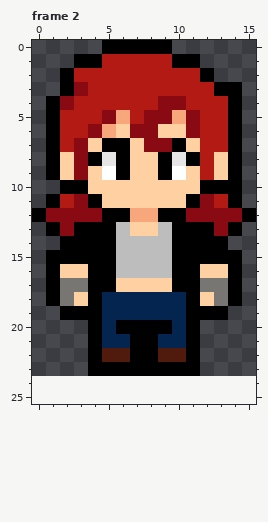
Pixel-art file -- Assets/SoloGame/Art/overworld/overworldplayer/movement/frontbeatrice.aseprite. That is the earlier state.
16x24 pixels, 4 frames. Colours within 5 levels of each other are drawn and written as one. Shown: frame 2. The old version is drawn lined up with the new one, on the new canvas. The commit also changed other frames, which this record leaves out.
The same view after the edit:
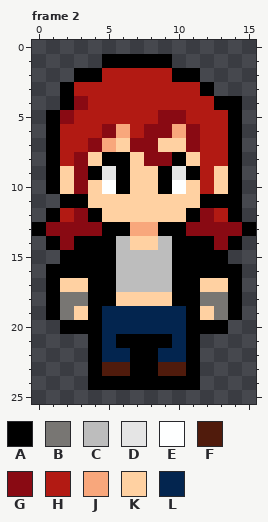
Palette (. is transparent): A #000000  B #787673  C #bdbdbd  D #e5e5e5  E #feffff  F #501b0c  G #890a13  H #b21a13  J #f8a77c  K #ffd1a2  L #03254f
Changes in this commit:
canvas 16x24 -> 16x26
Frame 2:
y 0: x 5..9 AAAAA -> .....
y 1: x 3..11 AAHHHHHAA -> ..AAAAA..
y 2: x 2..4 AHH -> .AA; x 10..12 HHA -> AA.
y 3: x 3 G -> H; x 12..14 HAA -> A..
y 4: x 1..3 AGH -> .AG; x 9..10 GG -> HH; x 13 H -> A
y 5: x 2 H -> G; x 5..6 GJ -> HH; x 8 G -> H; x 10..11 JG -> GH
y 6: x 4..7 GJKG -> HGJH; x 9..10 KK -> GJ
y 7: x 3..7 GKAAK -> HGJKG; x 9..11 GAK -> KKG
y 8: x 2 K -> H; x 4..5 AD -> KA; x 8..11 KADA -> GGAK; x 13 K -> H
y 9: x 4..5 KE -> AD; x 10..11 EK -> DA
y 10: x 1..3 .AA -> AKG; x 5..6 KK -> EA; x 9..10 KK -> AE; x 12..13 AA -> HK
y 11: x 1..4 AHGA -> .AAK; x 11..13 AGH -> KAA
y 12: x 0..2 AGG -> .AH; x 4..11 GAAJJAAG -> AKKKKKKA; x 13..15 GGA -> HA.
y 13: x 0..1 .A -> AG; x 3..4 AA -> GG; x 6..9 CKKC -> AJJA; x 11..12 AA -> GG; x 14..15 A. -> GA
y 14: x 1..2 .A -> AG; x 7..8 CC -> KK; x 13..14 A. -> GA
y 15: x 1 A -> .; x 14 A -> .
y 16: x 2..3 KK -> AA; x 12..13 KK -> AA
y 17: x 2..3 BB -> KK; x 6..9 KKKK -> CCCC; x 12..13 BB -> KK
y 18: x 3 K -> B; x 5..10 LLLLLL -> AKKKKA; x 12 K -> B
y 19: x 1..3 .AA -> ABK; x 12..14 AA. -> KBA
y 20: x 2..3 .. -> AA; x 6..9 AAAA -> LLLL; x 12..13 .. -> AA
y 21: x 6 L -> A; x 9 L -> A
y 22: x 5..6 FF -> LL; x 9..10 FF -> LL
y 23: x 5..6 AA -> FF; x 9..10 AA -> FF
y 24: x 4..11 ........ -> AAAAAAAA
